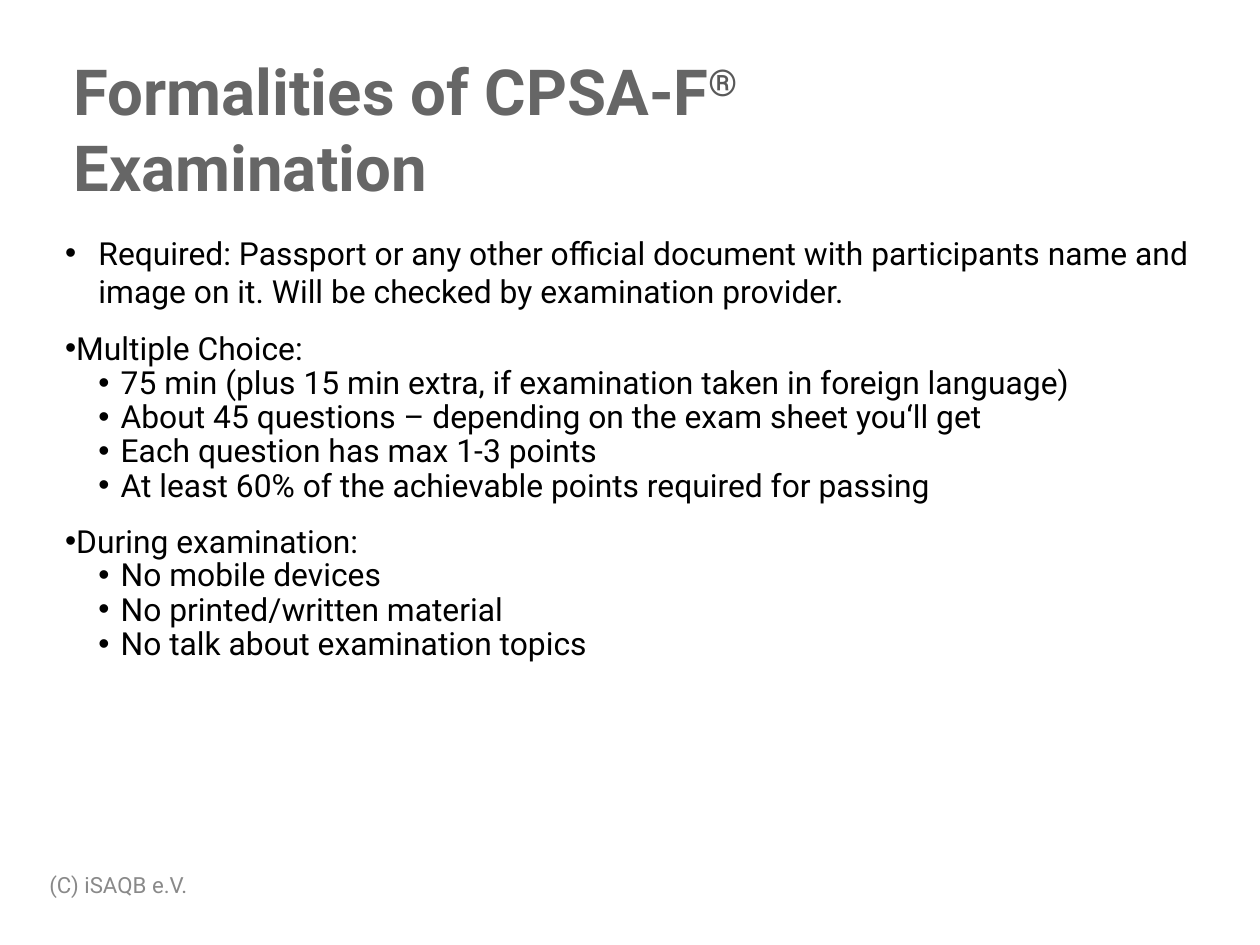
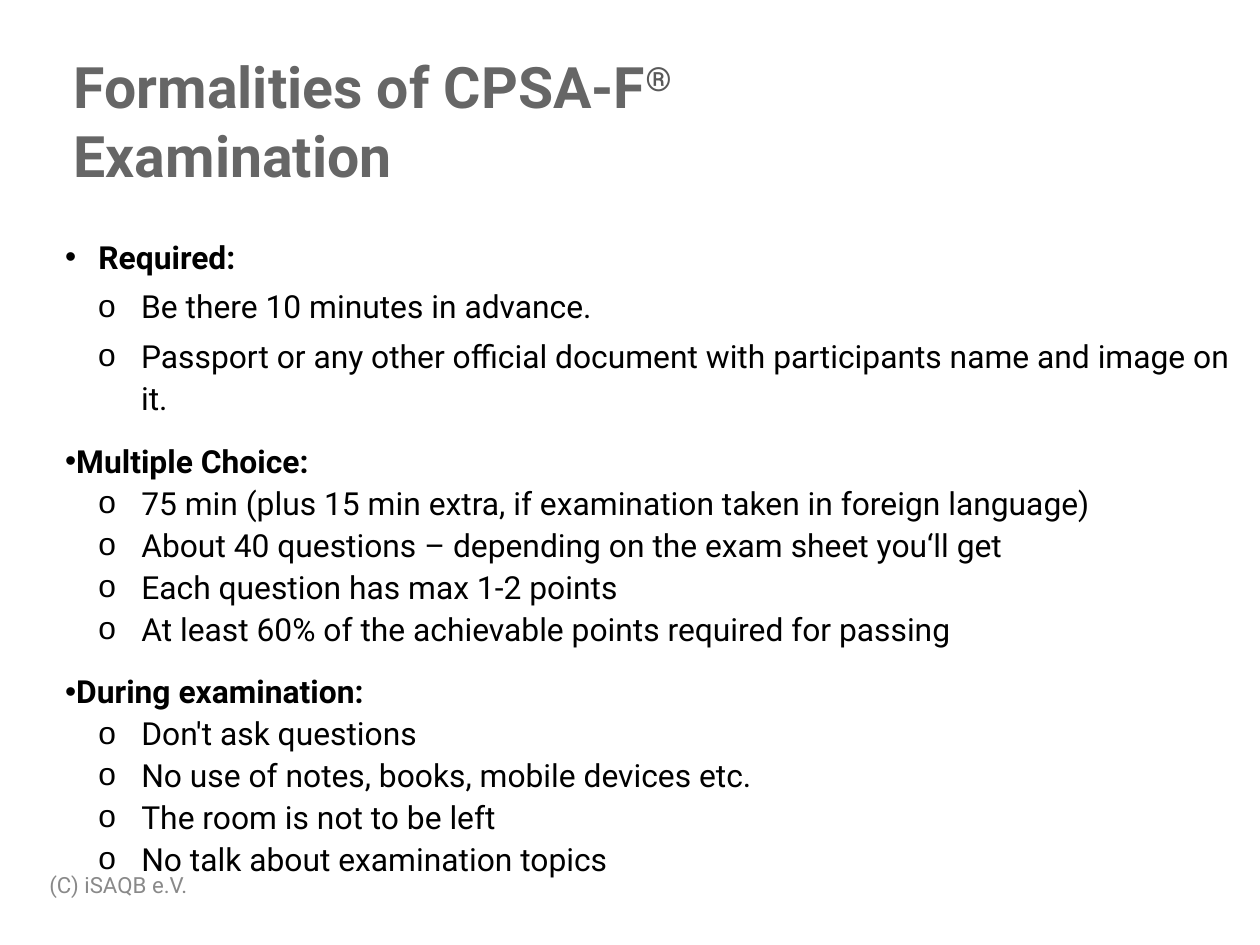
Before and after one commit to isaqb-org/examination-foundation, a slide deck: slide 7 of raw/examination_guide/Examination-Guide-EN.pptx. Drawn at 1260x945 pixels with LibreOffice and Linux fonts; fonts in the diff are those of the drawing; background and template pictures are left out. Boxes give left, top, right and bottom in pixels: in the first picture for what was removed or moved away, otherwise in the second. Text is boxed around its words. In the diff, an @@ line names an element or a change of style, - is before the commit and + after.

Commit message:
Update examination guide

```diff
--- a/raw/examination_guide/Examination-Guide-EN.pptx
+++ b/raw/examination_guide/Examination-Guide-EN.pptx
@@ title "Formalities of CPSA-F® Examination" at [74, 64, 645, 178]: size 40 to 36 pt @@
@@ text at [98, 245, 1229, 411]: text changed @@
-• Required: Passport or any other official document with participants name and image on it. Will be checked by examination provider.
+• Required:
+  o Be there 10 minutes in advance.
+  o Passport or any other official document with participants name and image on it.
@@ text at [76, 449, 1089, 879]: bold on in "Multiple Choice:", "During examination:"; line spacing 1 to 1.1; bullet • to o; line spacing 0.9 to 1.1 @@
@@ text at [141, 533, 1002, 606]: text changed @@
-  • About 45 questions – depending on the exam sheet you‘ll get
-  • Each question has max 1-3 points
+  o About 40 questions – depending on the exam sheet you‘ll get
+  o Each question has max 1-2 points
@@ text at [141, 721, 751, 830]: text changed @@
-  • No mobile devices
-  • No printed/written material
+  o Don't ask questions
+  o No use of notes, books, mobile devices etc.
+  o The room is not to be left
```
Also in this commit, not shown: 8 other slides changed, 16 slides added, 3 slides removed, 1 other file.
